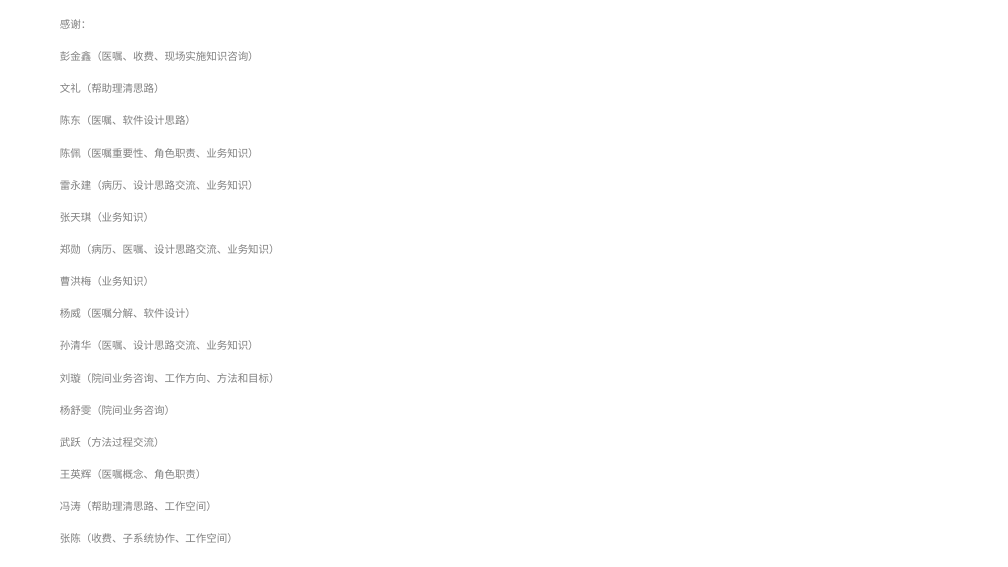
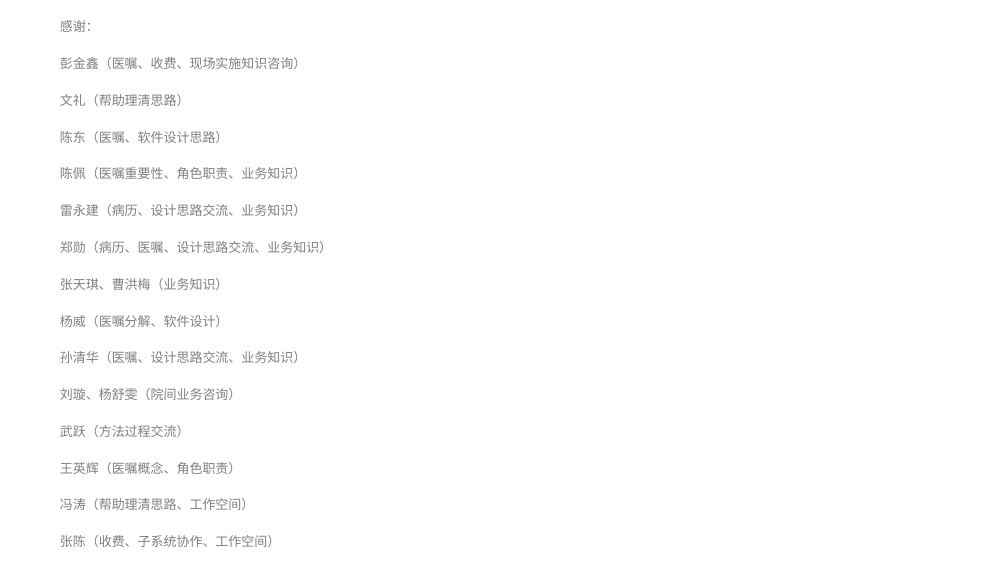
Before and after one commit to AppSecAI-TEST/hospital, a slide deck: slide 9 of doc/状态报告 2017-2-27.pptx (slide 11 before the commit). Drawn at 1008x567 pixels with LibreOffice and Linux fonts; fonts in the diff are those of the drawing. Boxes give left, top, right and bottom in pixels: in the first picture for what was removed or moved away, otherwise in the second. Text is boxed around its words. In the diff, an @@ line names an element or a change of style, - is before the commit and + after.

```diff
--- a/doc/状态报告 2017-2-27.pptx
+++ b/doc/状态报告 2017-2-27.pptx
@@ text at bbox=[60, 20, 332, 547]: size 10 to 12.4 pt in "感谢：", "彭金鑫（医嘱、收费、现场实施知识咨询）", "文礼（帮助理清思路）", "陈东（医嘱、软件设计思路）" and 9 more places @@
@@ text at bbox=[60, 212, 154, 222]: paragraph removed @@
-张天琪（业务知识）
@@ text at bbox=[60, 278, 229, 290]: text changed; size 10 to 12.4 pt @@
-曹洪梅（业务知识）
+张天琪、曹洪梅（业务知识）
@@ text at bbox=[60, 388, 242, 400]: text changed; size 10 to 12.4 pt @@
-刘璇（院间业务咨询、工作方向、方法和目标）
-杨舒雯（院间业务咨询）
+刘璇、杨舒雯（院间业务咨询）
```
Also in this commit, not shown: 3 other slides changed, 1 slide added, 1 slide removed.
